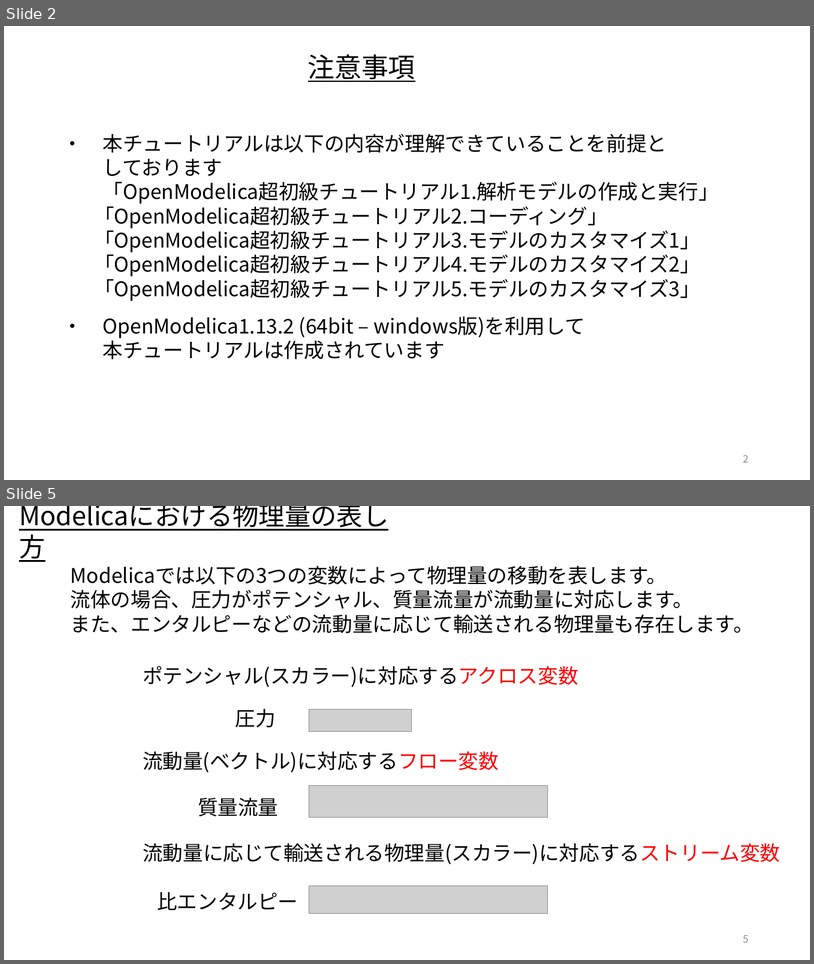
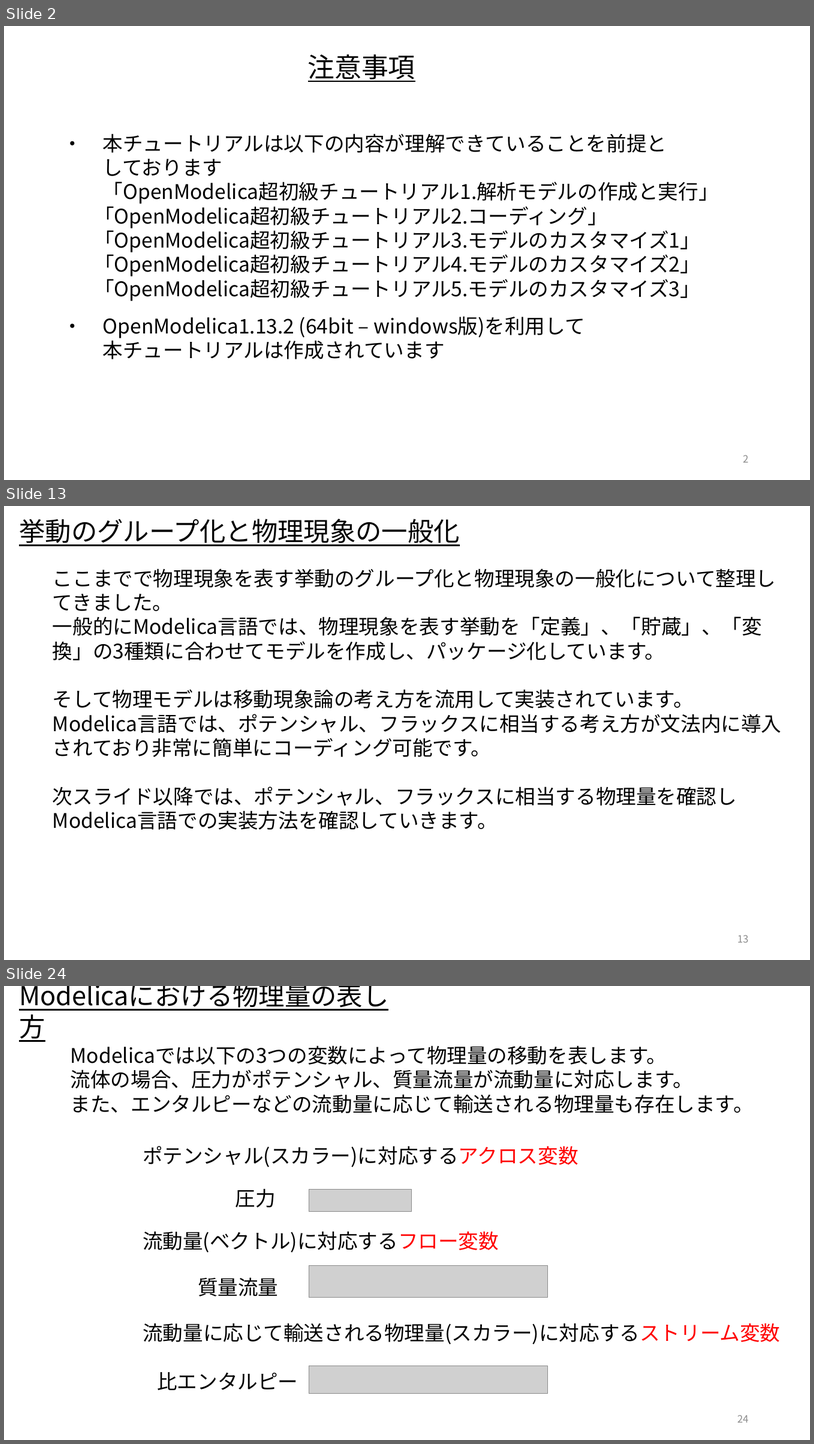
Before and after one commit to UedaShigenori/OpenModelica_Tutorials_Ja, a slide deck: Dev/7_PhysicsDomainModel/OpenModelica_Tutorials_7_PlantModel.pptx. Shown one above the other, each under a label of ours: slides 2 and 5 before the commit, slides 2, 13 and 24 after it; the slides between them are not shown. The pictures are 814x964 and 814x1444 pixels, drawn with LibreOffice and Linux fonts; fonts in the diff are those of the drawing; grey boxes stand for pictures. Boxes give left, top, right and bottom in pixels: in the first picture for what was removed or moved away, otherwise in the second. Text is boxed around its words. In the diff, an @@ line names an element or a change of style, - is before the commit and + after.

Commit message:
作成中のプラントモデル資料をアップ

```diff
--- a/Dev/7_PhysicsDomainModel/OpenModelica_Tutorials_7_PlantModel.pptx
+++ b/Dev/7_PhysicsDomainModel/OpenModelica_Tutorials_7_PlantModel.pptx
@@ slide 13 added at (4,506,810,960), background #FFFFFF @@
@@ text added at (19,519,460,546), 31 pt, text #000000, underline @@
+挙動のグループ化と物理現象の一般化
@@ text added at (53,568,782,829), 24 pt, text #000000 @@
+ここまでで物理現象を表す挙動のグループ化と物理現象の一般化について整理してきました。
+一般的にModelica言語では、物理現象を表す挙動を「定義」、「貯蔵」、「変換」の3種類に合わせてモデルを作成し、パッケージ化しています。
+そして物理モデルは移動現象論の考え方を流用して実装されています。
+Modelica言語では、ポテンシャル、フラックスに相当する考え方が文法内に導入されており非常に簡単にコーディング可能です。
+次スライド以降では、ポテンシャル、フラックスに相当する物理量を確認しModelica言語での実装方法を確認していきます。
@@ page number added at (738,934,749,942), 12 pt, text #8C8C8C @@
+13
@@ what was slide 5 is now slide 24 @@
@@ page number at (738,1414,749,1422): text changed @@
-5
+24
```
Also in this commit, not shown: 7 slides changed, 59 other slides added, 1 slide removed.
